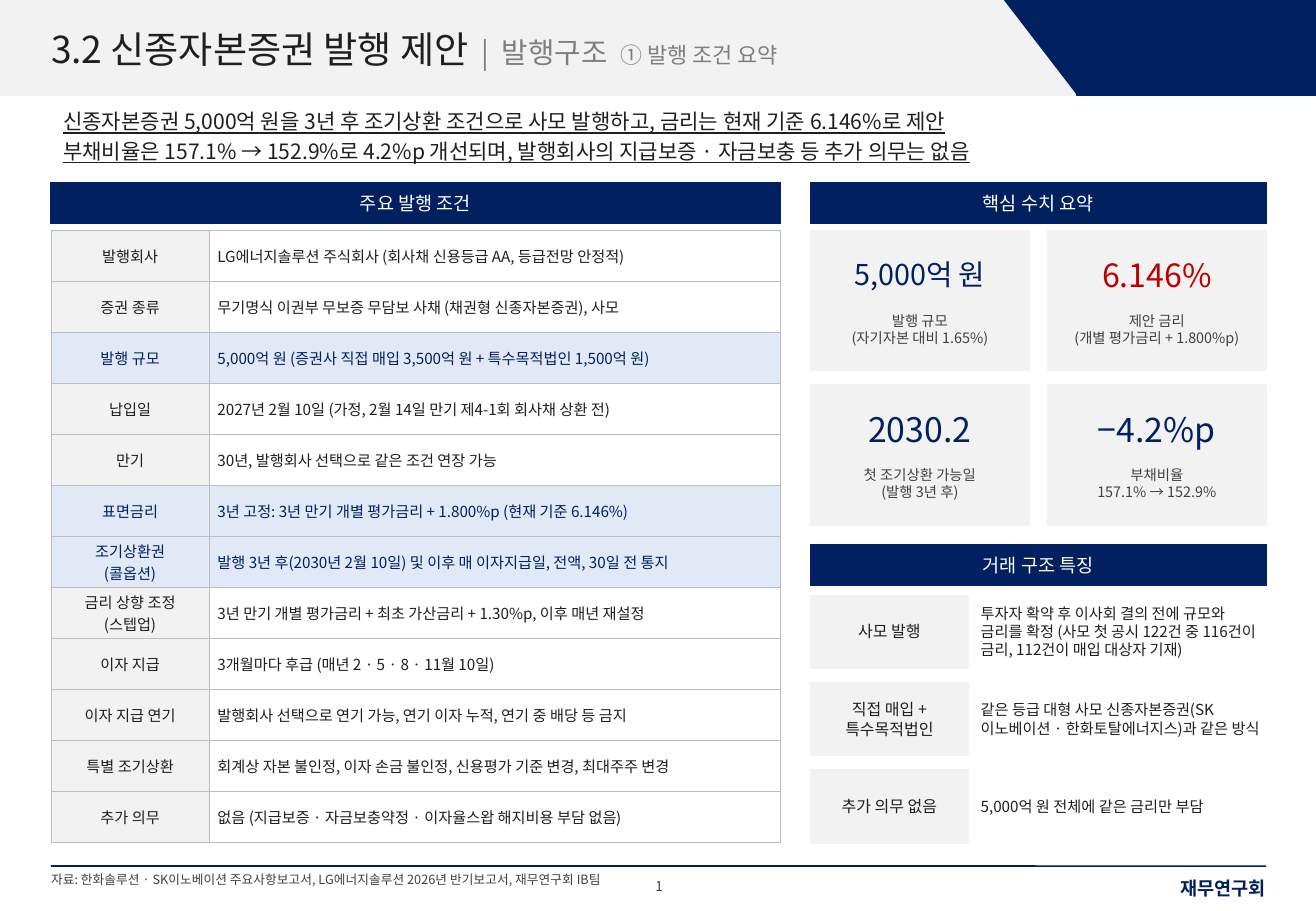
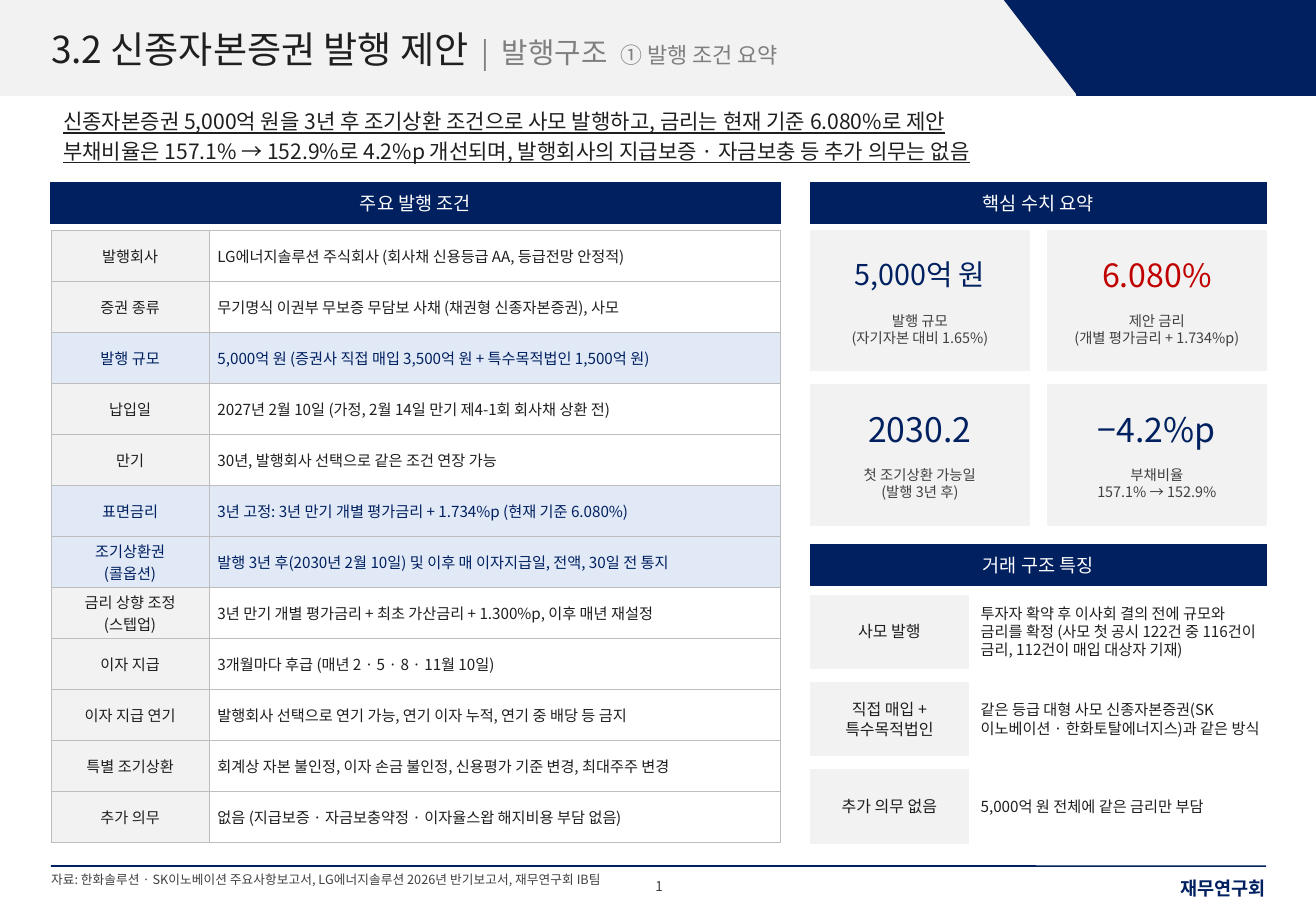
Before and after one commit to shy065542-rgb/SSHHYY, a slide deck: slide 1 of LGES_신종_발행구조_재무연구회양식.pptx. Drawn at 1316x911 pixels with LibreOffice and Linux fonts; fonts in the diff are those of the drawing. Boxes give left, top, right and bottom in pixels: in the first picture for what was removed or moved away, otherwise in the second. Text is boxed around its words. In the diff, an @@ line names an element or a change of style, - is before the commit and + after.

```diff
--- a/LGES_신종_발행구조_재무연구회양식.pptx
+++ b/LGES_신종_발행구조_재무연구회양식.pptx
@@ text at <box>63,111,945,134</box>: text changed @@
-신종자본증권 5,000억 원을 3년 후 조기상환 조건으로 사모 발행하고, 금리는 현재 기준 6.146%로 제안
+신종자본증권 5,000억 원을 3년 후 조기상환 조건으로 사모 발행하고, 금리는 현재 기준 6.080%로 제안
@@ table at <box>51,231,780,830</box> @@
-row 6, column 2: 3년 고정: 3년 만기 개별 평가금리 + 1.800%p (현재 기준 6.146%)
+row 6, column 2: 3년 고정: 3년 만기 개별 평가금리 + 1.734%p (현재 기준 6.080%)
-row 8, column 2: 3년 만기 개별 평가금리 + 최초 가산금리 + 1.30%p, 이후 매년 재설정
+row 8, column 2: 3년 만기 개별 평가금리 + 최초 가산금리 + 1.300%p, 이후 매년 재설정
@@ text at <box>1102,263,1211,288</box>: text changed @@
-6.146%
+6.080%
@@ text at <box>1074,331,1239,347</box>: text changed @@
-(개별 평가금리 + 1.800%p)
+(개별 평가금리 + 1.734%p)
```
Also in this commit, not shown: 6 other slides changed.
